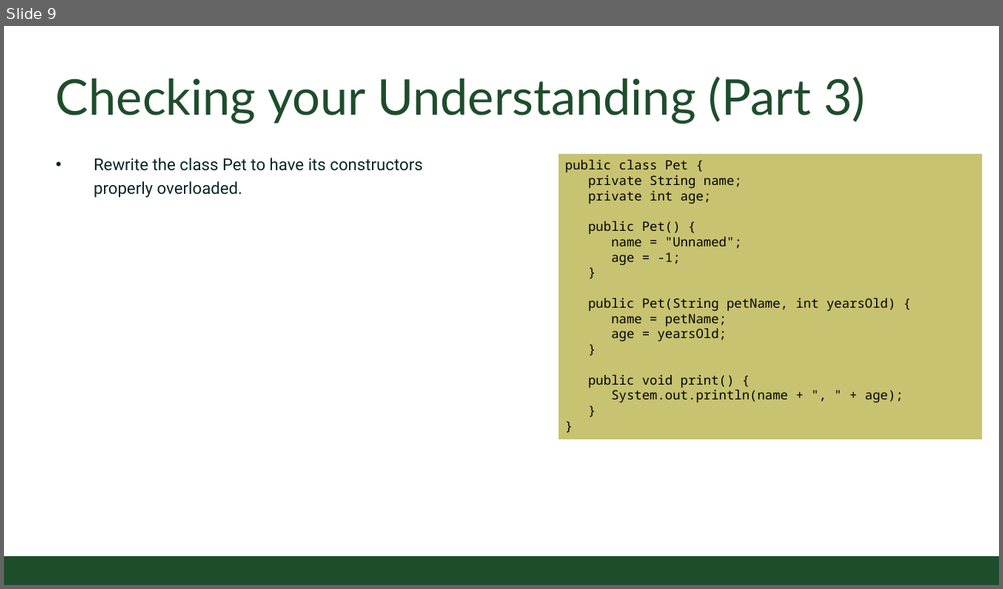
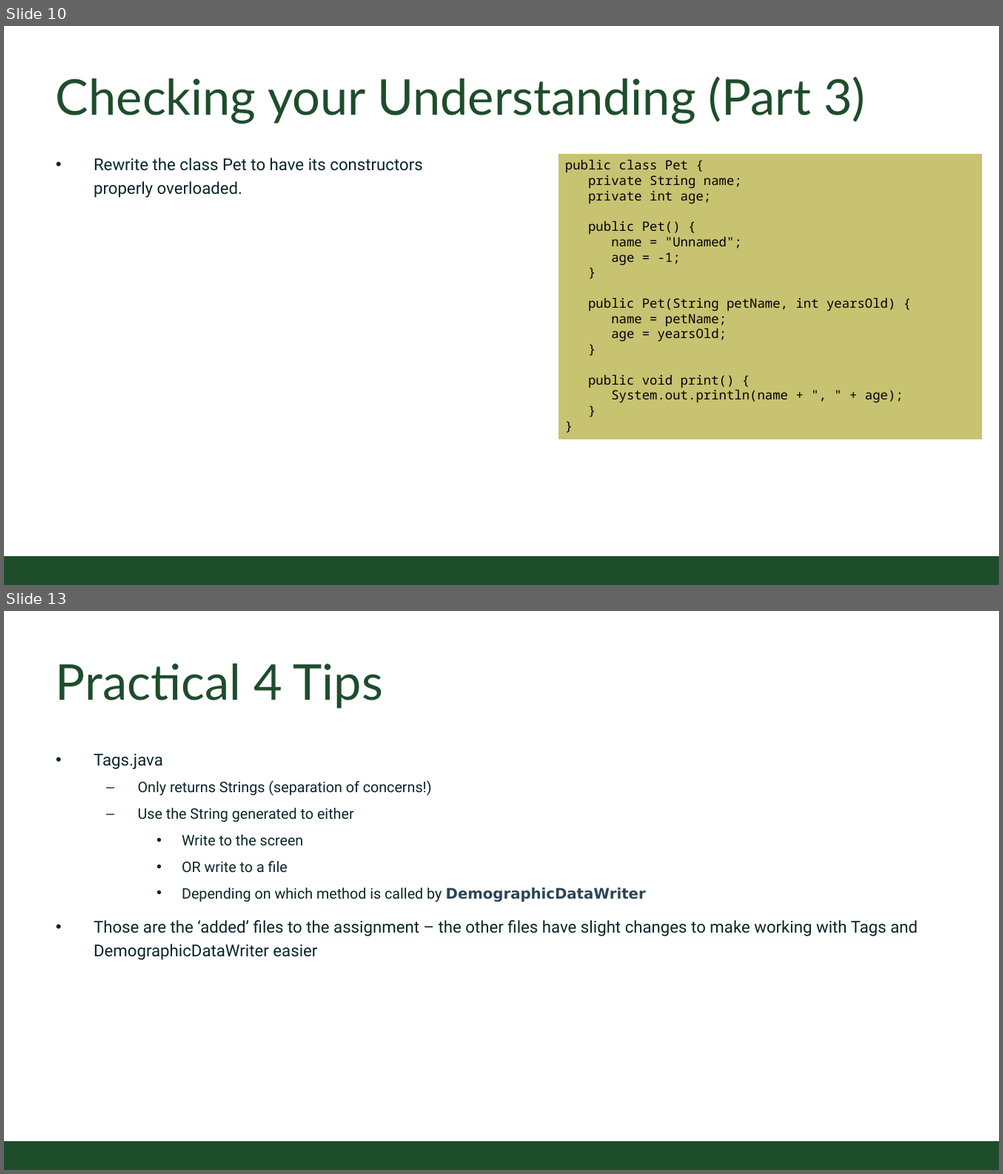
Before and after one commit to CSU-CompSci-CS163-4/Handouts, a slide deck: slides/On-Campus/09_03_MoreClasses.pptx. Shown one above the other, each under a label of ours: slide 9 before the commit, slides 10 and 13 after it; the slides between them are not shown. The pictures are 1003x589 and 1003x1174 pixels, drawn with LibreOffice and Linux fonts; fonts in the diff are those of the drawing; background and template pictures are left out. Boxes give left, top, right and bottom in pixels: in the first picture for what was removed or moved away, otherwise in the second. Text is boxed around its words. In the diff, an @@ line names an element or a change of style, - is before the commit and + after.

```diff
--- a/slides/On-Campus/09_03_MoreClasses.pptx
+++ b/slides/On-Campus/09_03_MoreClasses.pptx
@@ slide 13 added at (x1=4, y1=611, x2=999, y2=1170), background #FFFFFF; not listed: 1 template element that a slide beside it also shows @@
@@ title added at (x1=56, y1=664, x2=383, y2=709), 54 pt, text #1E4D2B @@
+Practical 4 Tips
@@ text added at (x1=94, y1=754, x2=917, y2=960), 16 pt, text #092529 @@
+• Tags.java
+  – Only returns Strings (separation of concerns!)
+  – Use the String generated to either
+    • Write to the screen
+    • OR write to a file
+    • Depending on which method is called by DemographicDataWriter
+• Those are the ‘added’ files to the assignment – the other files have slight changes to make working with Tags and DemographicDataWriter easier
@@ what was slide 9 is now slide 10 @@
```
Also in this commit, not shown: 5 slides changed, 2 other slides added, 1 other file.
